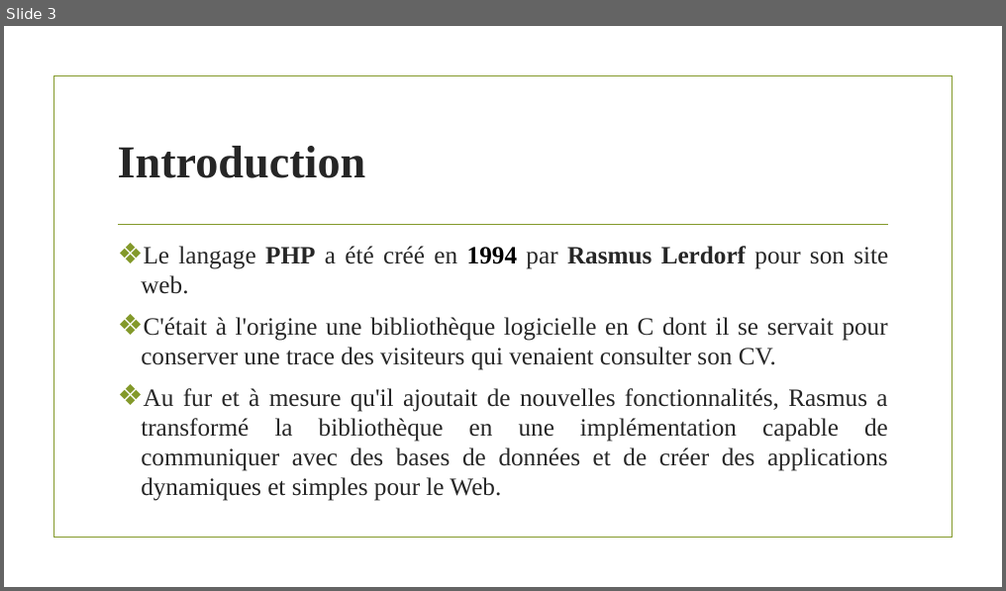
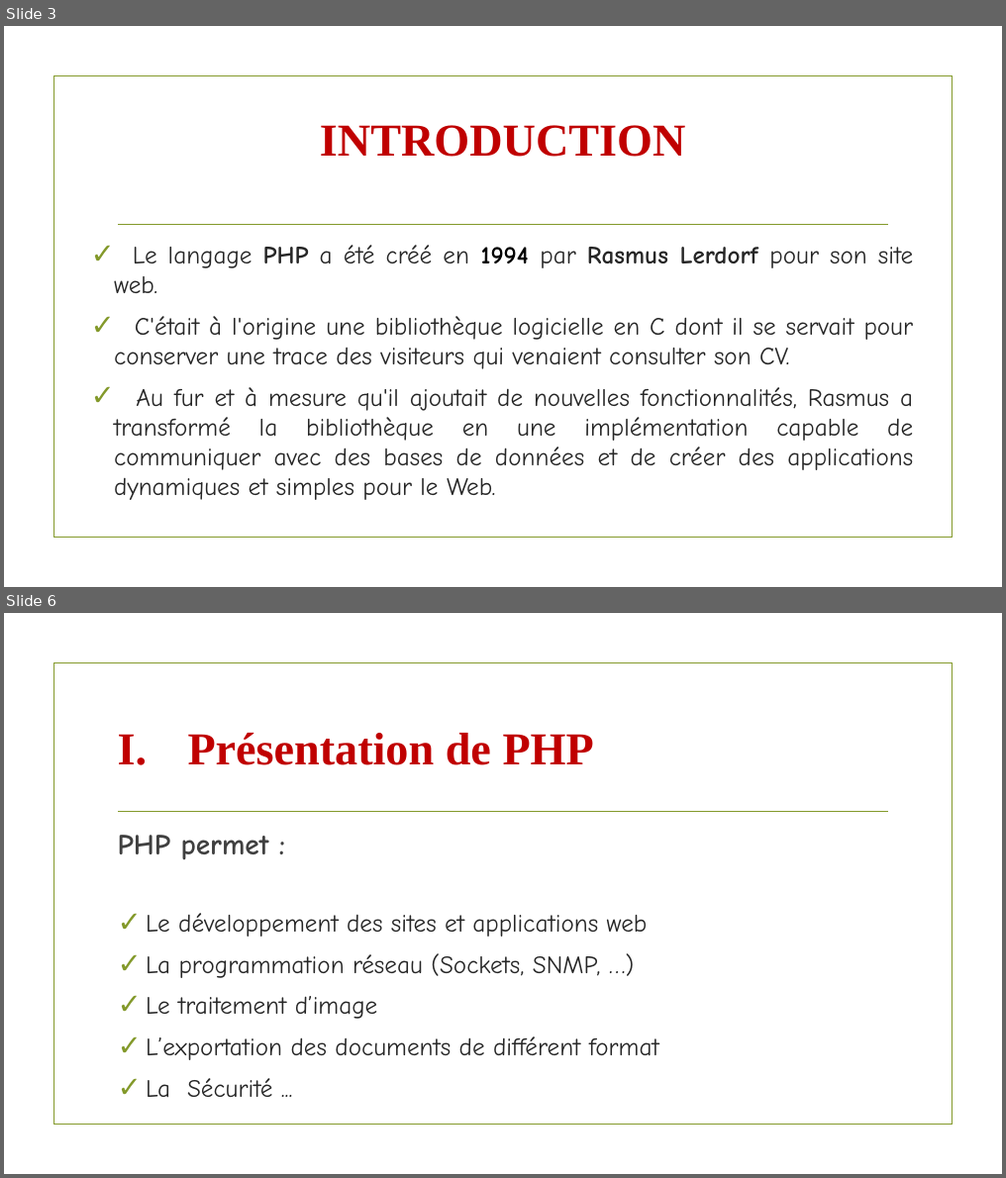
Before and after one commit to Bethel226/Langage_PHP, a slide deck: Le langage PHP.pptx. Shown one above the other, each under a label of ours: slide 3 before the commit, slides 3 and 6 after it; the slides between them are not shown. The pictures are 1006x591 and 1006x1178 pixels, drawn with LibreOffice and Linux fonts; fonts in the diff are those of the drawing; background and template pictures are left out. Boxes give left, top, right and bottom in pixels: in the first picture for what was removed or moved away, otherwise in the second. Text is boxed around its words. In the diff, an @@ line names an element or a change of style, - is before the commit and + after.

Commit message:
ajout qlq modif

```diff
--- a/Le langage PHP.pptx
+++ b/Le langage PHP.pptx
@@ slide 6 added at [4, 613, 1002, 1174], background picture (left out); not listed: 2 template elements that a slide beside it also shows @@
@@ title added at [188, 733, 594, 765], 44 pt, text #C00000, bold @@
+I. Présentation de PHP
@@ text added at [118, 835, 659, 1098], 24 pt, text #262626 @@
+PHP permet :
+✓ Le développement des sites et applications web
+✓ La programmation réseau (Sockets, SNMP, …)
+✓ Le traitement d’image
+✓ L’exportation des documents de différent format
+✓ La Sécurité ...
@@ slide 3 changed as well @@
@@ title "INTRODUCTION" at [320, 125, 685, 157]: vertical alignment middle to top @@
@@ title at [320, 125, 685, 157]: text changed; text colour #262626 to #C00000 @@
-Introduction
+INTRODUCTION
@@ text "Le langage PHP a été ...": place and size @@
-text "Le langage PHP a été ..." at [141, 246, 888, 501]
+text "Le langage PHP a été ..." at [114, 245, 914, 500]
@@ text "Le langage PHP a été ..." at [114, 245, 914, 500]: font Times New Roman to Comic Neue; bullet ❖ to ✓ @@
```
Also in this commit, not shown: 3 other slides changed, 4 other slides added, 2 slides removed.
